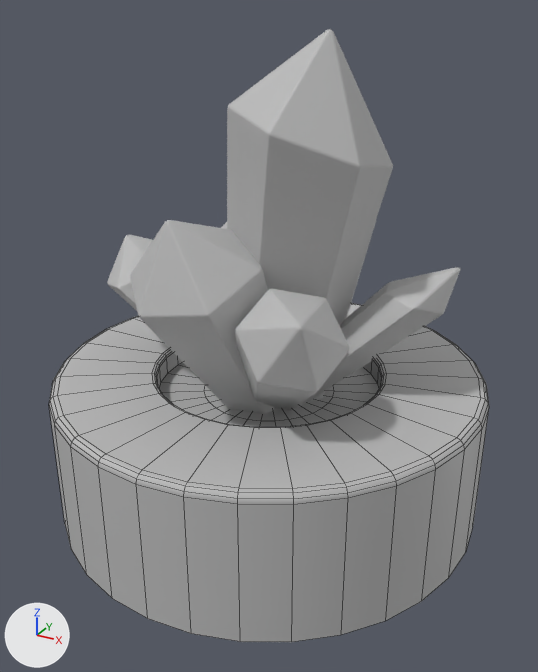
Two versions of the FBX model Assets/_ExtraCreditJam20-IDK/Models/Crystal.fbx, one commit apart.
Before and after are seen from a 50 mm lens placed at (9.88, -17.96, 10.91), pointed at (0.27, -0.49, 2.17). Lighting does not change. The marker at lower left points along +X, +Y and +Z. Mesh edges are drawn as thin lines on the coarser meshes. Where no turn or scale is listed for an object, it has been applied to the vertices.

The first picture shows 'Crys', 'pCylinder2'.
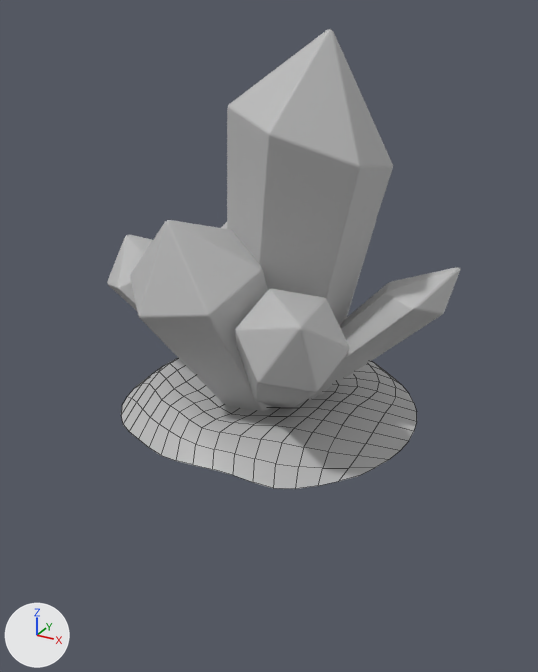
Commit message: New crystal

Location of each change, [x1, y1, x2, y2] in pixels of the pictures (538 x 672 px):
'pCylinder2', deleted
    before: [49, 303, 489, 642]
'Dirt', added
    after: [121, 358, 417, 489]

The change, as a diff of the scene's bpy script:
```diff
--- a/Assets/_ExtraCreditJam20-IDK/Models/Crystal.fbx.py
+++ b/Assets/_ExtraCreditJam20-IDK/Models/Crystal.fbx.py
@@ me_mesh_001_1 @@
+me_mesh_001_1.from_pydata(...)  # 217 vertices, 192 faces; spans x -4.39..4.54, y -4.19..4.58, z -0.69..0.14
+me_mesh_001_1.materials.append(mat_lambert1)  # grey #bcbcbc
@@ ob_pcylinder2 @@
-ob_pcylinder2 = bpy.data.objects.new('pCylinder2', me_mesh_001)
-ob_pcylinder2.location = (0.0, 0.0, 0.0)
@@ ob_dirt @@
+ob_dirt = bpy.data.objects.new('Dirt', me_mesh_001_1)
+ob_dirt.location = (0.0, 0.0, 0.3)
```
